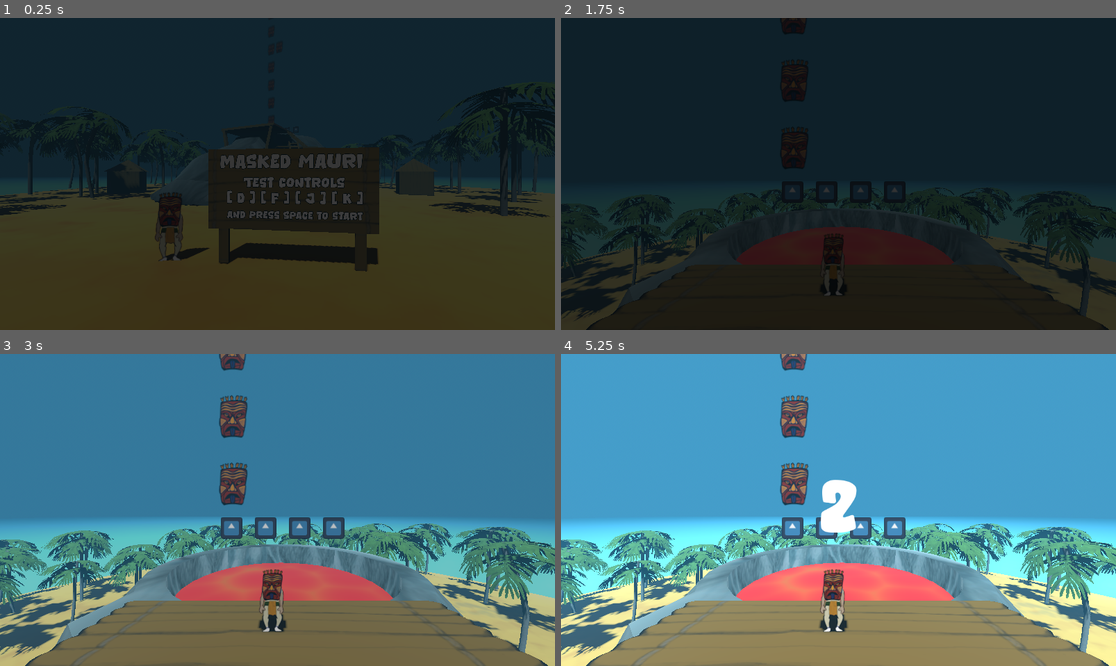
Above: before the commit, frames 1-4 (two rows, left to right).
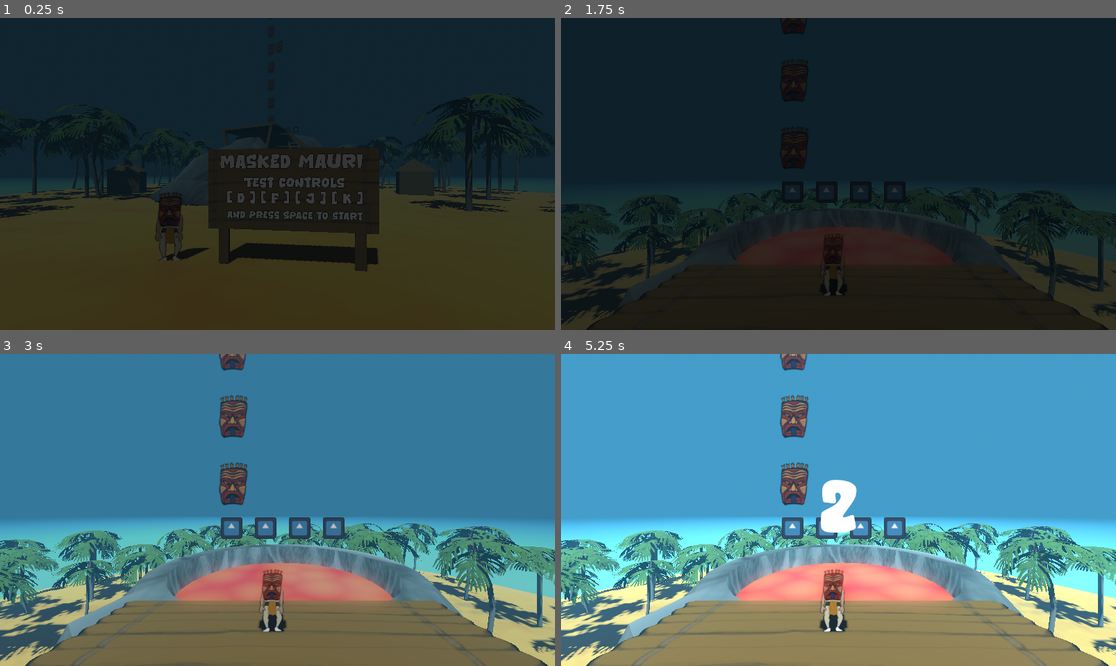
Above: after the commit, the same moments.

Repository: juhanakristian/ggj2026
Game: Godot game, scene res://scenes/main/main.tscn
Same seed, same stepped clock (60 frames per second), same inputs: the game is played once before the commit and once after it. The engine's default icon, where the game draws it, is replaced by a stand-in: a white triangle on a blue panel in a dark square. Sound files missing from this copy of the repository are replaced by a short silence.
Inputs:
- Up to frame 1 (0.25 s): no input
- Up to frame 2 (1.75 s): tap Enter (ui_accept) at 0.5, 0.77, 1.52 s
- Up to frame 3 (3 s): no input
- Up to frame 4 (5.25 s): tap Enter (ui_accept) at 3.02, 3.77, 4.52 s

The runs differ from the first frame. In frame 1, 1.8% of the frame differs, in the area x 0-100%, y 20-65%; in frame 2, 3.8%; in frame 3, 13%; in frame 4, 14%, in the area x 0-100%, y 54-99%.

Commit message:
Updated lava materials

Diff:
--- a/mauri/assets/environment/materials/lava_material/lava_material.tres
+++ b/mauri/assets/environment/materials/lava_material/lava_material.tres
@@ -5,9 +5,9 @@
 [resource]
 render_priority = 0
 shader = ExtResource("1_u2nnd")
-shader_parameter/dark_lava_color = Color(0.9909075, 0.06084402, 7.70092e-07, 1)
-shader_parameter/light_lava_color = Color(0.79, 0.3686667, 0, 1)
-shader_parameter/speed = 0.0
+shader_parameter/dark_lava_color = Color(1, 0.3019608, 0.12941177, 1)
+shader_parameter/light_lava_color = Color(0.8862745, 0, 0, 1)
+shader_parameter/speed = 0.80800003838
 shader_parameter/scale = 24.46900115901762
 shader_parameter/sharpness = 16.231000723472498
-shader_parameter/emission_intensity = 0.0
+shader_parameter/emission_intensity = 0.6570000312075
--- a/mauri/assets/environment/volcano/volcano_v1.tscn
+++ b/mauri/assets/environment/volcano/volcano_v1.tscn
@@ -32,13 +32,17 @@
 surface_material_override/0 = ExtResource("6_8d766")
 
 [node name="palm_group_001" parent="." index="7" unique_id=934212182]
+transform = Transform3D(1, 0, 0, 0, 1, 0, 0, 0, 1, -16.398296, 2.1461937, 7.4586225)
 surface_material_override/0 = ExtResource("7_k8ukg")
 
 [node name="Hut_001" parent="." index="8" unique_id=84022158]
 surface_material_override/0 = ExtResource("4_812qg")
 
+[node name="rising_lava" parent="." index="9" unique_id=1225211799]
+surface_material_override/0 = ExtResource("5_2rgl6")
+
 [node name="palm_group_002" parent="." index="10" unique_id=886035637]
-transform = Transform3D(0.95632267, 0, 0.29231322, 0, 1, 0, -0.29231322, 0, 0.95632267, 36.738964, 1.1566966, -0.5362959)
+transform = Transform3D(0.95632267, 0, 0.29231322, 0, 1, 0, -0.29231322, 0, 0.95632267, 35.19235, 1.1566966, -1.84832)
 surface_material_override/0 = ExtResource("7_k8ukg")
 
 [node name="palm_group" parent="." index="11" unique_id=683754911]
